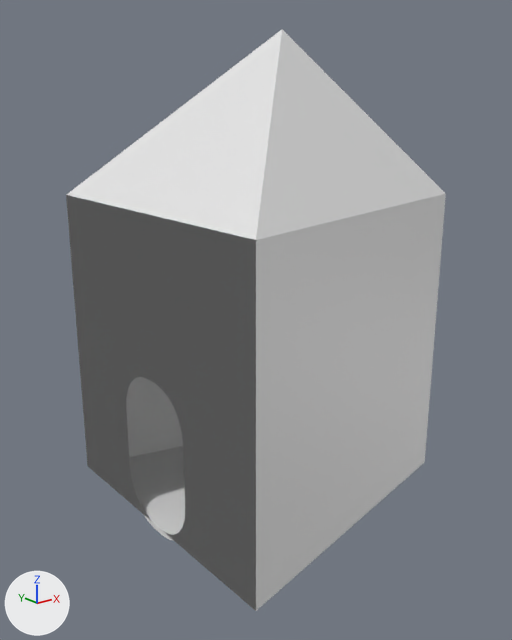
A saved change to the FBX model Assets/0809Planet/HousePortal.fbx.
Camera for both pictures: a 50 mm lens placed at (-5.94, -6.92, 5.22), pointed at (-0.35, 0.06, 2.42). Every picture has the same lights, and +X, +Y and +Z are marked at lower left. The first picture is the older version. Where no turn or scale is listed for an object, it has been applied to the vertices.

The older version as bpy lines, for what is in view:
```python
me_cube_008 = bpy.data.meshes.new('Cube.008')
me_cube_008.from_pydata(...)  # 96 vertices, 90 faces; spans x -2.0..2.0, y -2.0..2.0, z 0.0..4.0
me_cube_010 = bpy.data.meshes.new('Cube.010')
me_cube_010.from_pydata(...)  # 15 vertices, 14 faces; spans x -2.0..2.0, y -2.0..2.0, z 4.0..6.0
me_cube_011 = bpy.data.meshes.new('Cube.011')
me_cube_011.from_pydata(...)  # 44 vertices, 6 faces; spans x -2.0, y -0.67..0.67, z 0.0..2.0
me_cube_013 = bpy.data.meshes.new('Cube.013')
me_cube_013.from_pydata(...)  # 46 vertices, 30 faces; spans x -2.0, y -2.0..2.0, z 0.0..4.0
me_cube_014 = bpy.data.meshes.new('Cube.014')
me_cube_014.from_pydata(...)  # 56 vertices, 28 faces; spans x -2.0, y -0.72..0.72, z -0.08..2.08
me_cube_019 = bpy.data.meshes.new('Cube.019')
me_cube_019.from_pydata(...)  # 44 vertices, 6 faces; spans x -2.0, y -0.67..0.67, z 0.0..2.0
ob_houseface = bpy.data.objects.new('HouseFace', me_cube_013)
ob_houseface.location = (0.0, 0.0, 0.0)
ob_houseface_portal_in = bpy.data.objects.new('HouseFace.Portal.in', me_cube_019)
ob_houseface_portal_in.location = (0.0, 0.0, 0.0)
ob_mr_cube_shrink = bpy.data.objects.new('MR Cube.shrink', me_cube_008)
ob_mr_cube_shrink.location = (0.0, 0.0, 0.0)
ob_mr_cube_shrink_ceilling = bpy.data.objects.new('MR Cube.shrink.ceilling', me_cube_010)
ob_mr_cube_shrink_ceilling.location = (0.0, 0.0, 0.0)
ob_mr_portal_out = bpy.data.objects.new('MR Portal.out', me_cube_011)
ob_mr_portal_out.location = (0.0, 0.0, 0.0)
ob_mr_portal_round_frame = bpy.data.objects.new('MR Portal.round.frame', me_cube_014)
ob_mr_portal_round_frame.location = (0.0, 0.0, 0.0)
```
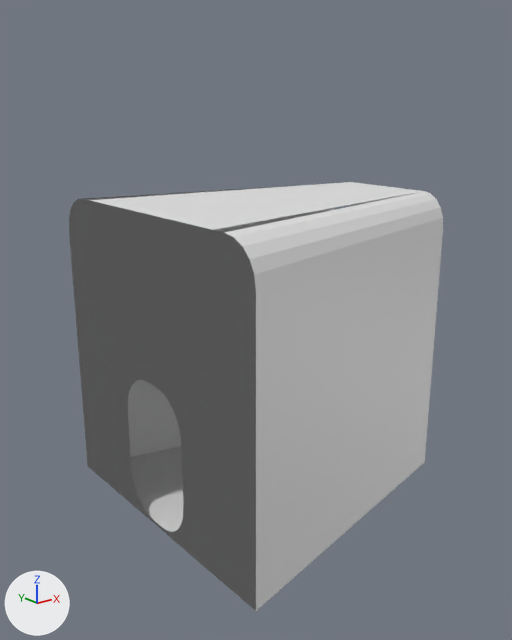
Commit message: Adjust portal 3D model

Pixel boxes [x1, y1, x2, y2] of what changed, in the pictures (512 x 640 px):
'MR Cube.shrink', reshaped: before [66, 194, 446, 611]; after [69, 182, 443, 611]
'MR Cube.shrink.ceilling', deleted: before [67, 29, 446, 240]
'MR Portal.round.frame', deleted: before [143, 514, 174, 541]
part 1 of me_cube_019, built on: before [130, 375, 182, 541]; after [126, 377, 185, 535]
part 2 of me_cube_008, cut back: before [66, 194, 446, 311]; after [69, 183, 443, 311]
part 3 of me_cube_011, built on: before [126, 375, 186, 542]; after [126, 377, 185, 535]

Patch to the scene script:
```diff
--- a/Assets/0809Planet/HousePortal.fbx.py
+++ b/Assets/0809Planet/HousePortal.fbx.py
@@ me_cube_008 @@
 # used by ob_mr_cube_shrink; location = (0.0, 0.0, 0.0)
-me_cube_008.from_pydata(...)  # 96 vertices, 90 faces; spans x -2.0..2.0, y -2.0..2.0, z 0.0..4.0
+me_cube_008.from_pydata(...)  # 134 vertices, 120 faces; spans x -2.0..2.0, y -2.0..2.0, z 0.0..4.0
+# me_cube_008 part 2: 4 vertices removed from x -2.0..2.0, y -2.0..2.0, z 4.0; 22 vertices added at x -2.0..2.0, y -2.0..2.0, z 3.53..4.0
+# other edits to the shape of me_cube_008 do not show in these pictures
@@ me_cube_019 @@
 # used by ob_houseface_portal_in; location = (0.0, 0.0, 0.0)
-me_cube_019.from_pydata(...)  # 44 vertices, 6 faces; spans x -2.0, y -0.67..0.67, z 0.0..2.0
+me_cube_019.from_pydata(...)  # 52 vertices, 26 faces; spans x -2.0, y -0.67..0.67, z 0.0..2.0
+# me_cube_019 part 1
+# 12 vertices are removed from x -2.0, y -0.67..0.67, z 0.0..2.0
+# 6 faces are deleted
+# 6 vertices move from x -2.0, y -0.66..0.66, z 0.0..2.0 to x -2.0, y -0.63..0.63, z 0.04..1.96
+# 20 vertices are added at x -2.0, y -0.61..0.61, z 0.06..1.94
+# 26 new faces join them
@@ me_cube_011 @@
 # used by ob_mr_portal_out; location = (0.0, 0.0, 0.0)
-me_cube_011.from_pydata(...)  # 44 vertices, 6 faces; spans x -2.0, y -0.67..0.67, z 0.0..2.0
+me_cube_011.from_pydata(...)  # 52 vertices, 26 faces; spans x -2.0, y -0.67..0.67, z 0.0..2.0
+# me_cube_011 part 3
+# 12 vertices are removed from x -2.0, y -0.67..0.67, z 0.0..2.0
+# 6 faces are deleted
+# 6 vertices move from x -2.0, y -0.66..0.66, z 0.0..2.0 to x -2.0, y -0.63..0.63, z 0.04..1.96
+# 20 vertices are added at x -2.0, y -0.61..0.61, z 0.06..1.94
+# 26 new faces join them
@@ ob_mr_portal_round_frame @@
-ob_mr_portal_round_frame = bpy.data.objects.new('MR Portal.round.frame', me_cube_014)
-ob_mr_portal_round_frame.location = (0.0, 0.0, 0.0)
@@ ob_mr_cube_shrink_ceilling @@
-ob_mr_cube_shrink_ceilling = bpy.data.objects.new('MR Cube.shrink.ceilling', me_cube_010)
-ob_mr_cube_shrink_ceilling.location = (0.0, 0.0, 0.0)
```
